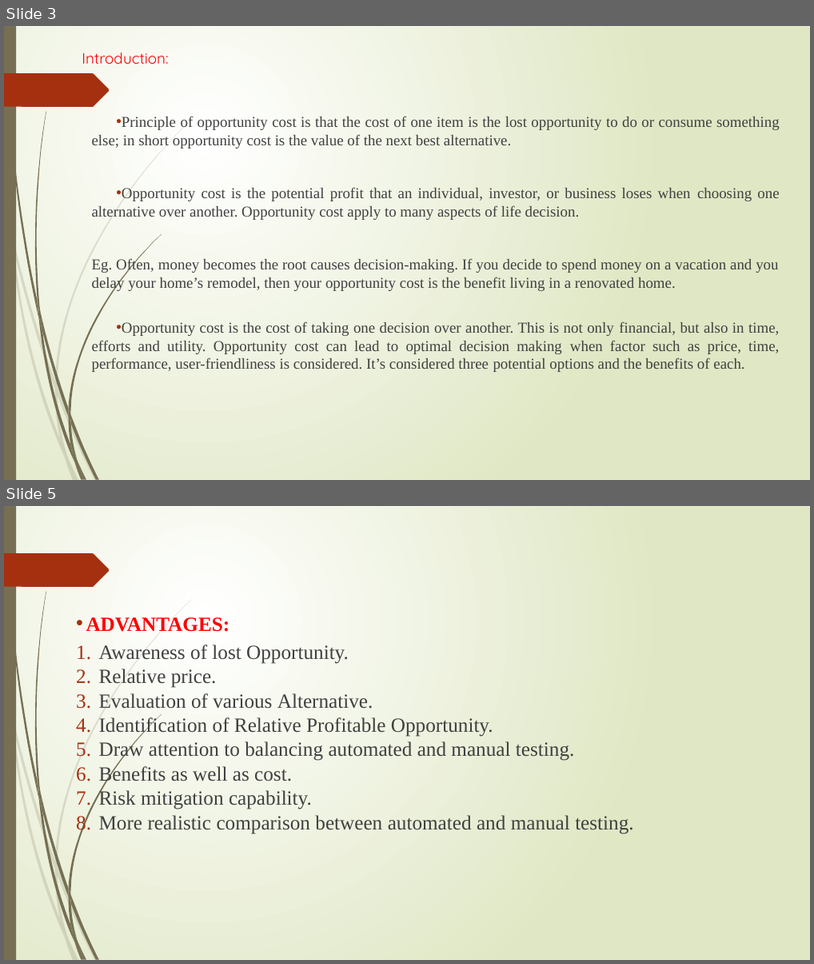
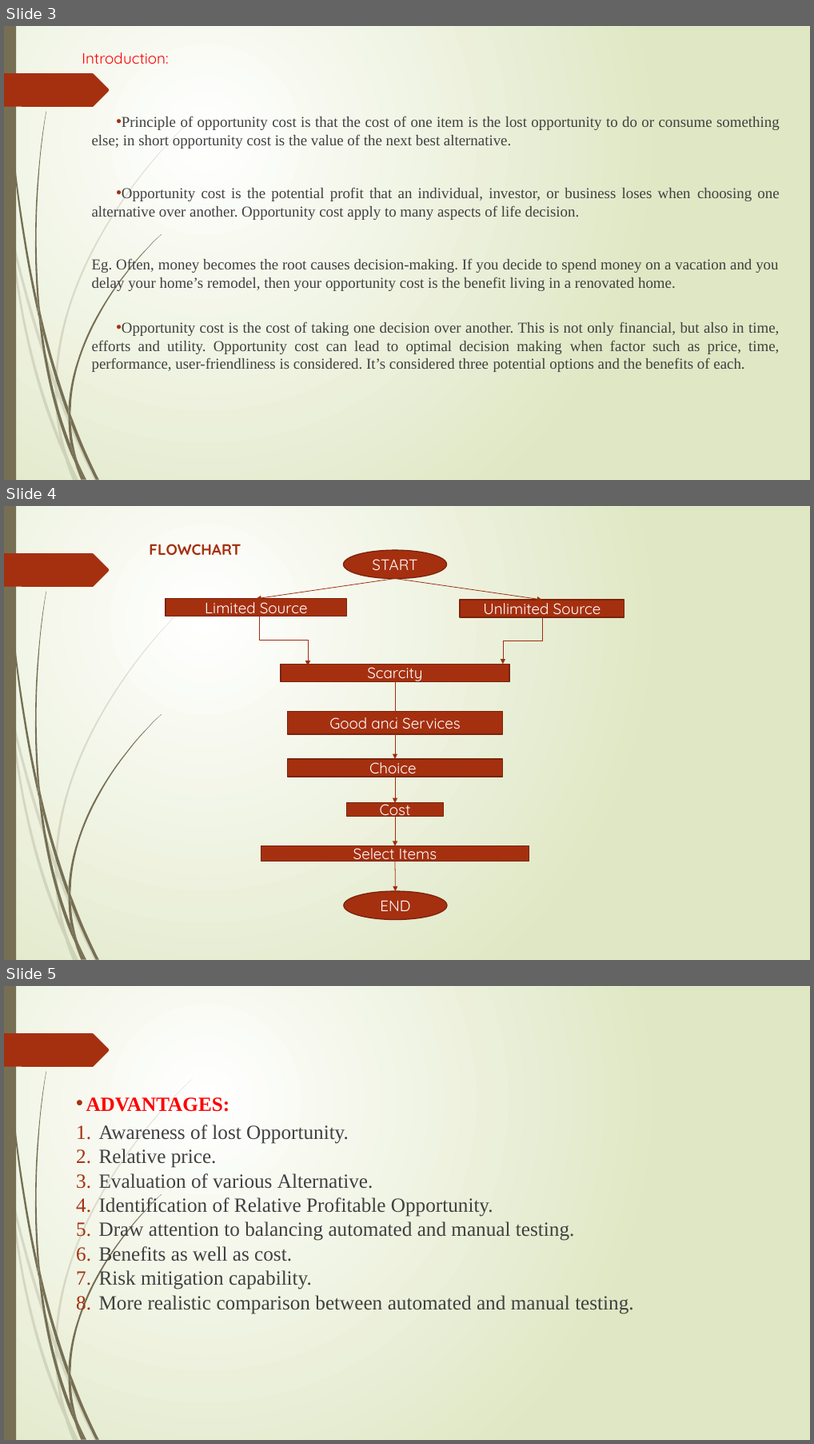
Before and after one commit to shantu03/trial, a slide deck: MINI Project PPT.pptx. Shown one above the other, each under a label of ours: slides 3 and 5 before the commit, slides 3, 4 and 5 after it; the slides between them are not shown. The pictures are 814x964 and 814x1444 pixels, drawn with LibreOffice and Linux fonts; fonts in the diff are those of the drawing. Boxes give left, top, right and bottom in pixels: in the first picture for what was removed or moved away, otherwise in the second. Text is boxed around its words. In the diff, an @@ line names an element or a change of style, - is before the commit and + after.

```diff
--- a/MINI Project PPT.pptx
+++ b/MINI Project PPT.pptx
@@ slide 4 added at (x1=4, y1=506, x2=810, y2=960), background gradient #FFFFFF to #DFE8C4; not listed: 24 template elements that a slide beside it also shows @@
@@ text added at (x1=149, y1=544, x2=241, y2=555), 18 pt, text #A53010, bold @@
+FLOWCHART
@@ ellipse added at (x1=343, y1=550, x2=447, y2=579), fill #A53010, outline #7A240C 1.25 pt, 18 pt, text #FFFFFF @@
+START
@@ rectangle added at (x1=166, y1=599, x2=347, y2=616), fill #A53010, outline #7A240C 1.25 pt, 18 pt, text #FFFFFF @@
+Limited Source
@@ arrow added from (395, 579) to (256, 599), #9E2E0F 0.75 pt @@
@@ arrow added from (395, 579) to (542, 600), #9E2E0F 0.75 pt @@
@@ rectangle added at (x1=460, y1=600, x2=625, y2=617), fill #A53010, outline #7A240C 1.25 pt, 18 pt, text #FFFFFF @@
+Unlimited Source
@@ elbow arrow added from (260, 615) to (308, 666), #9E2E0F 0.75 pt @@
@@ elbow arrow added from (542, 617) to (503, 664), #9E2E0F 0.75 pt @@
@@ rectangle added at (x1=281, y1=664, x2=510, y2=681), fill #A53010, outline #7A240C 1.25 pt, 18 pt, text #FFFFFF @@
+Scarcity
@@ arrow added from (395, 681) to (395, 723), #9E2E0F 0.75 pt @@
@@ rectangle added at (x1=287, y1=711, x2=503, y2=734), fill #A53010, outline #7A240C 1.25 pt, 18 pt, text #FFFFFF @@
+Good and Services
@@ arrow added from (395, 734) to (395, 759), #9E2E0F 0.75 pt @@
@@ rectangle added at (x1=287, y1=759, x2=503, y2=776), fill #A53010, outline #7A240C 1.25 pt, 18 pt, text #FFFFFF @@
+Choice
@@ arrow added from (395, 776) to (395, 803), #9E2E0F 0.75 pt @@
@@ rectangle added at (x1=347, y1=803, x2=443, y2=817), fill #A53010, outline #7A240C 1.25 pt, 18 pt, text #FFFFFF @@
+Cost
@@ arrow added from (395, 816) to (395, 846), #9E2E0F 0.75 pt @@
@@ rectangle added at (x1=261, y1=846, x2=530, y2=861), fill #A53010, outline #7A240C 1.25 pt, 18 pt, text #FFFFFF @@
+Select Items
@@ arrow added from (395, 861) to (395, 891), #9E2E0F 0.75 pt @@
@@ ellipse added at (x1=344, y1=891, x2=447, y2=919), fill #A53010, outline #7A240C 1.25 pt, 18 pt, text #FFFFFF @@
+END
```
Also in this commit, not shown: 1 other slide added, 1 slide removed, 2 other files.
